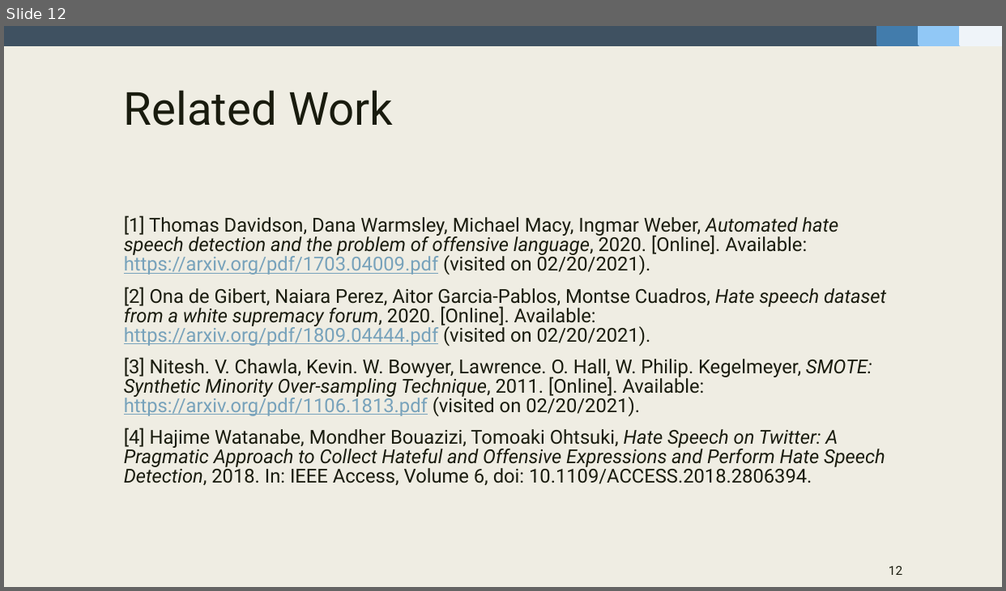
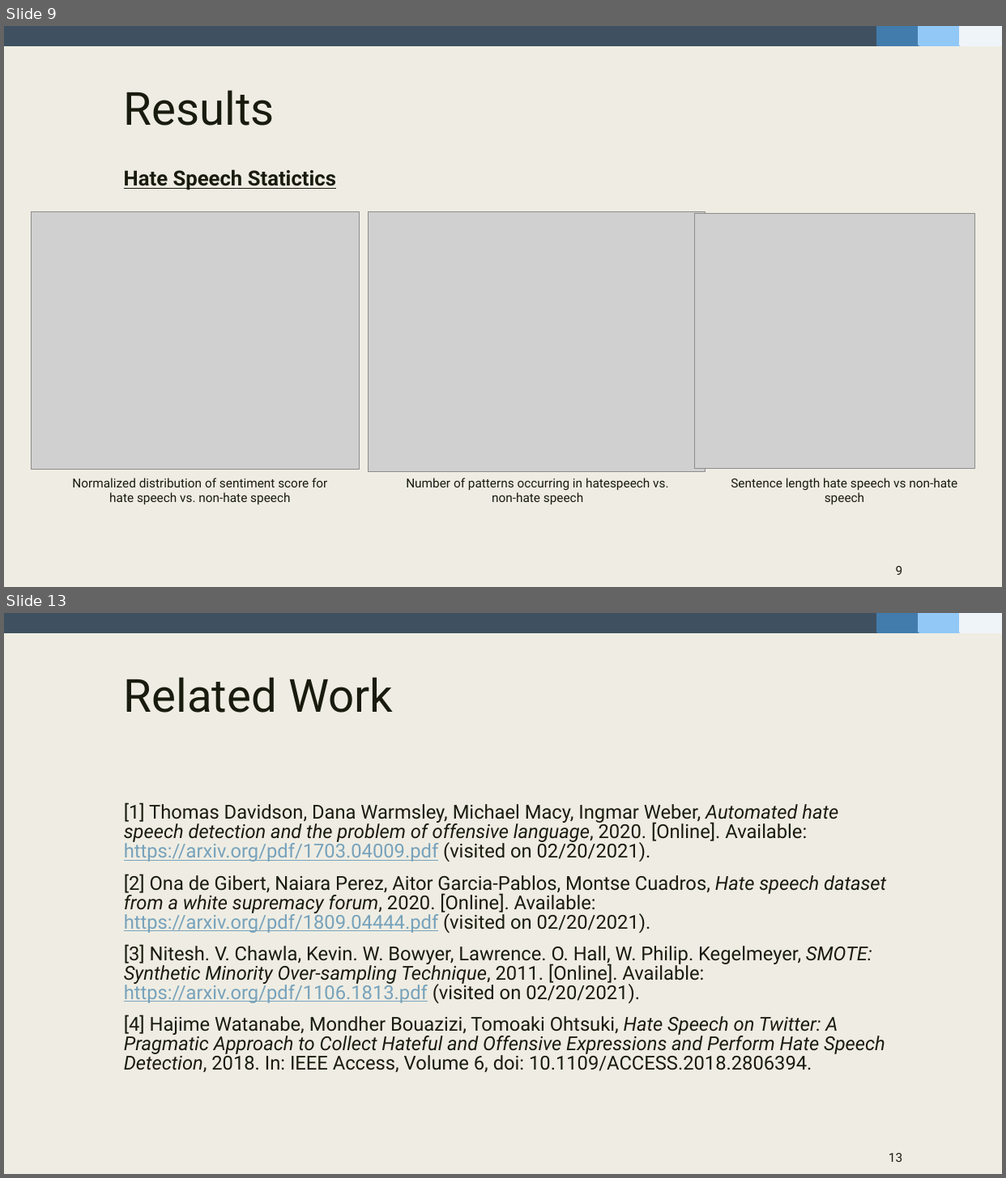
Before and after one commit to fidsusj/HateSpeechDetection, a slide deck: docs/presentation/presentation-slides.pptx. Shown one above the other, each under a label of ours: slide 12 before the commit, slides 9 and 13 after it; the slides between them are not shown. The pictures are 1006x591 and 1006x1178 pixels, drawn with LibreOffice and Linux fonts; fonts in the diff are those of the drawing; grey boxes stand for pictures. Boxes give left, top, right and bottom in pixels: in the first picture for what was removed or moved away, otherwise in the second. Text is boxed around its words. In the diff, an @@ line names an element or a change of style, - is before the commit and + after.

```diff
--- a/docs/presentation/presentation-slides.pptx
+++ b/docs/presentation/presentation-slides.pptx
@@ slide 9 added at [4, 26, 1002, 587], background #EFEDE3; not listed: 4 template elements that a slide beside it also shows @@
@@ title added at [124, 90, 275, 126], 44 pt, text #191B0E @@
+Results
@@ text added at [124, 169, 336, 190], 20 pt, text #191B0E, bold, underline @@
+Hate Speech Statictics
@@ picture added at [31, 211, 360, 469] @@
@@ picture added at [368, 212, 705, 472] @@
@@ picture added at [694, 213, 975, 468] @@
@@ text added at [72, 478, 327, 505], 12 pt, text #191B0E @@
+Normalized distribution of sentiment score for hate speech vs. non-hate speech
@@ text added at [406, 478, 668, 505], 12 pt, text #191B0E @@
+Number of patterns occurring in hatespeech vs. non-hate speech
@@ text added at [731, 478, 957, 505], 12 pt, text #191B0E @@
+Sentence length hate speech vs non-hate speech
@@ page number added at [896, 566, 903, 575], 12 pt, text #191B0E @@
+9
@@ what was slide 12 is now slide 13 @@
@@ page number at [889, 1153, 902, 1162]: text changed @@
-12
+13
```
Also in this commit, not shown: 4 slides changed, 3 other slides added, 3 slides removed, 4 other files.
